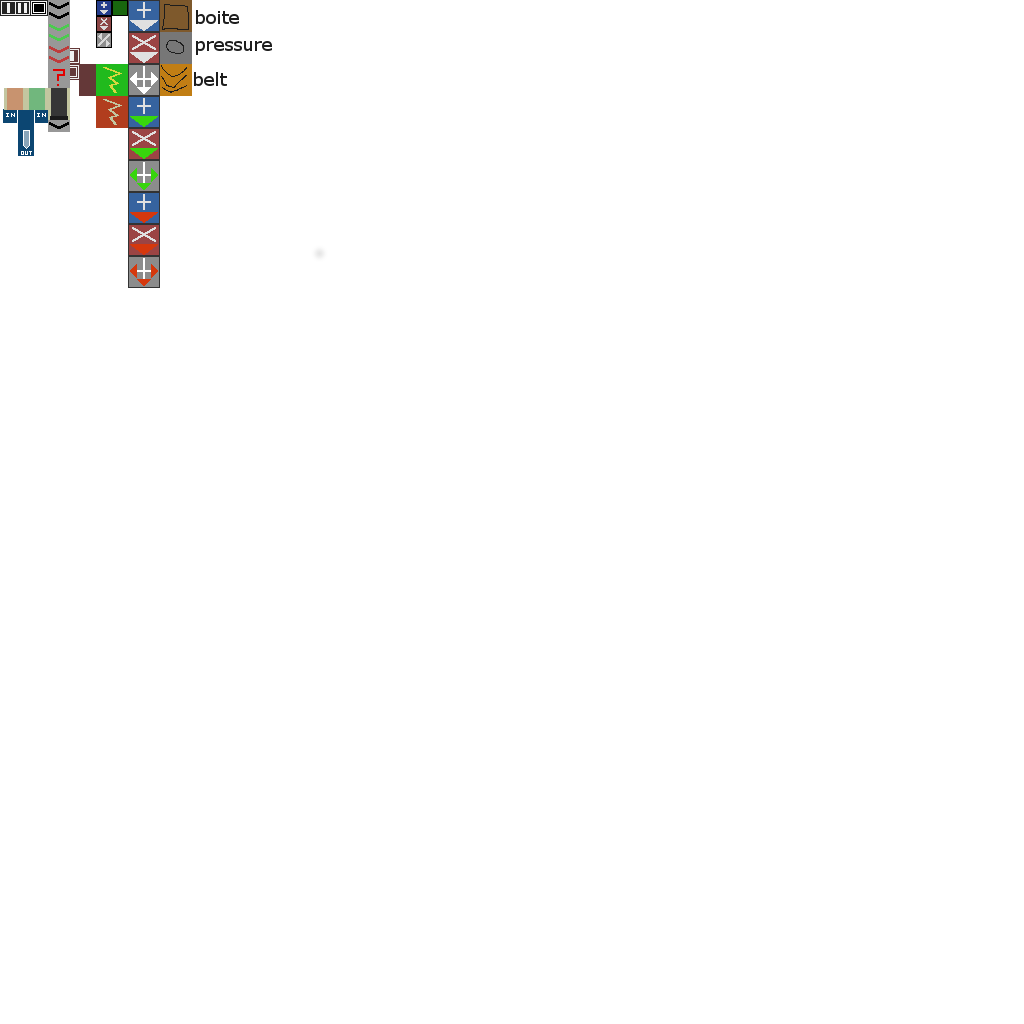
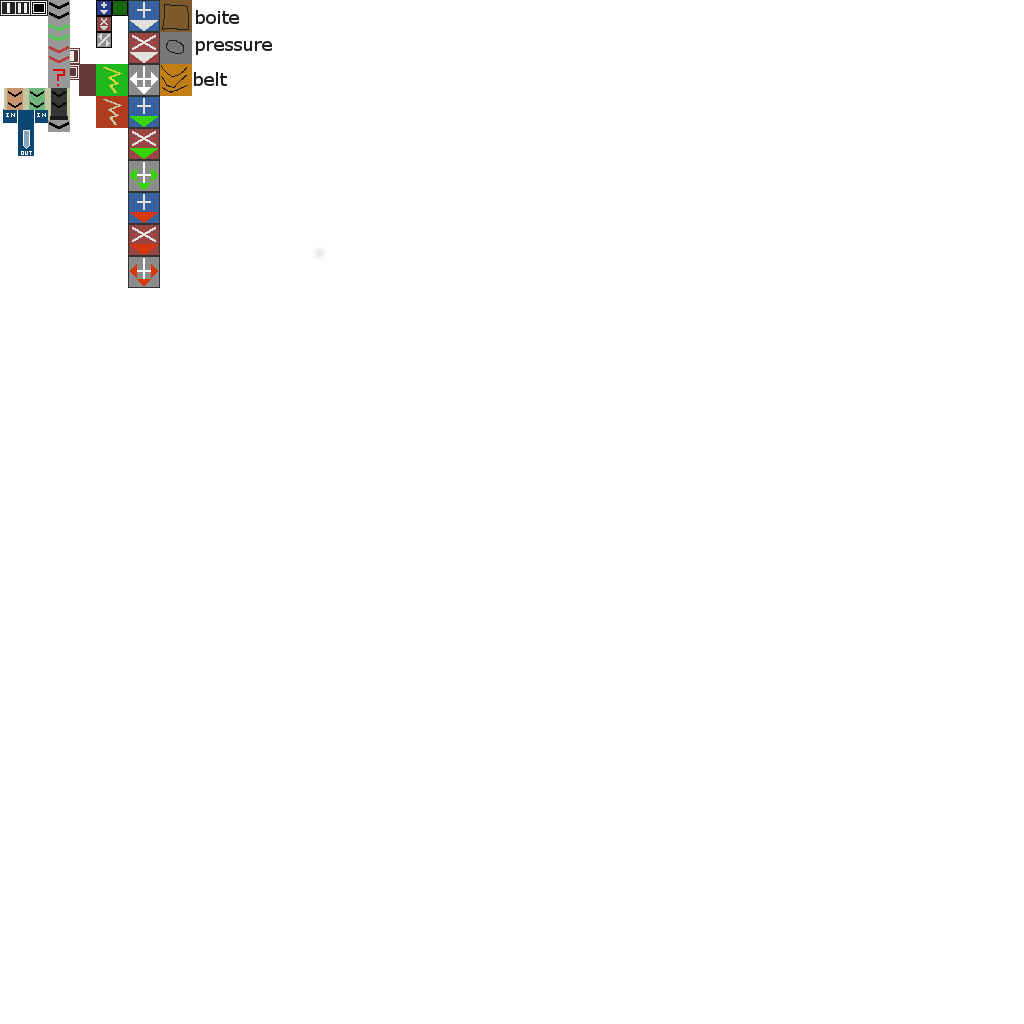
Layers edited between the first and the second 1024×1024 image:
added layer "Pasted Layer #7" above "belt" over <box>52,91,66,97</box>
painted on "Big wires" over <box>8,91,66,108</box>
